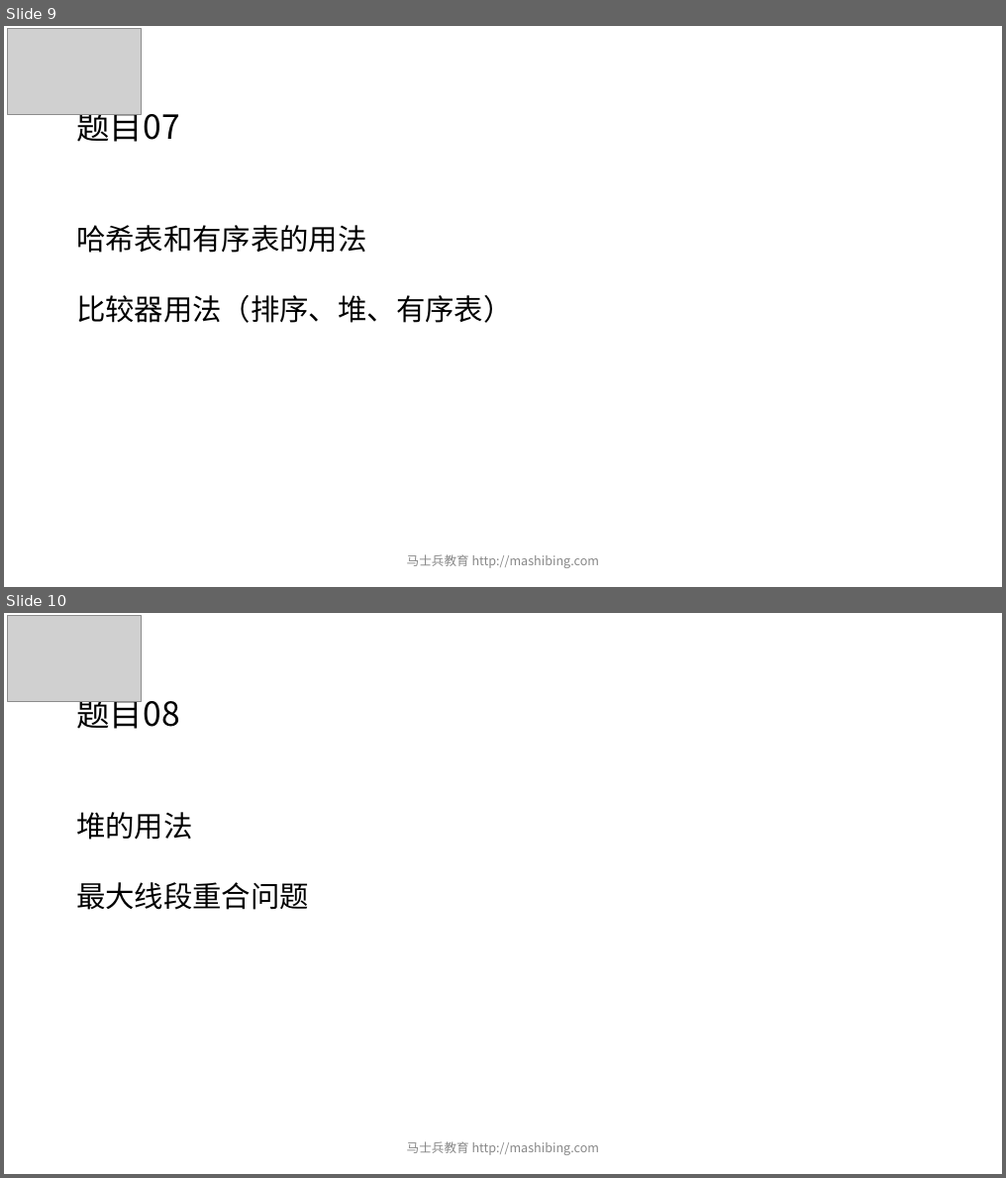
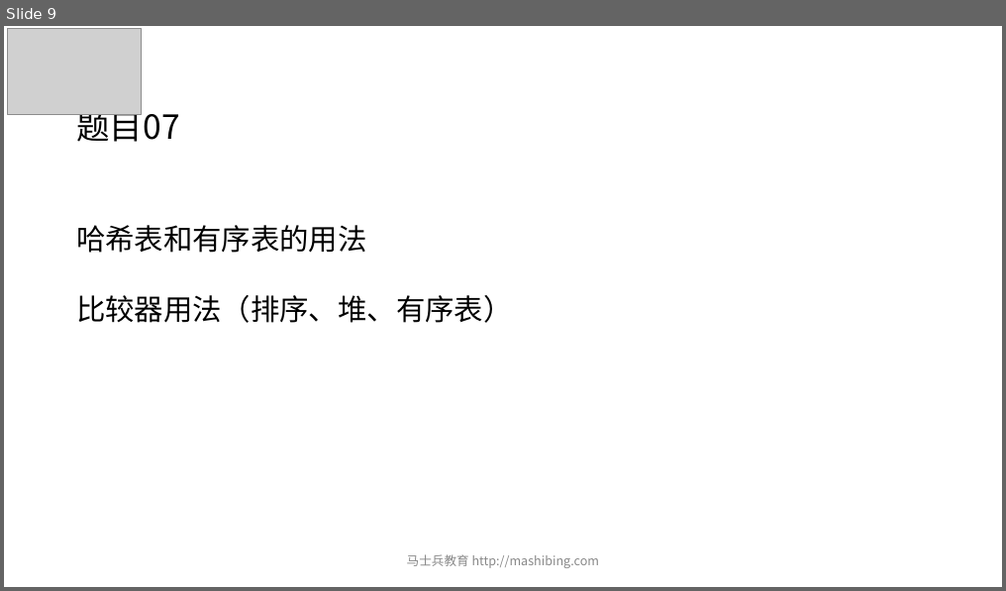
Before and after one commit to wblksheep/algorithm-zuo-msb-code, a slide deck: MCA算法突击课/第03期/ppt/powerpoint/第01节.pptx. Shown one above the other, each under a label of ours: slides 9 and 10 before the commit, slide 9 after it. The pictures are 1006x1178 and 1006x591 pixels, drawn with LibreOffice and Linux fonts; fonts in the diff are those of the drawing; grey boxes stand for pictures. Boxes give left, top, right and bottom in pixels: in the first picture for what was removed or moved away, otherwise in the second. Text is boxed around its words. In the diff, an @@ line names an element or a change of style, - is before the commit and + after.

```diff
--- a/MCA算法突击课/第03期/ppt/powerpoint/第01节.pptx
+++ b/MCA算法突击课/第03期/ppt/powerpoint/第01节.pptx
@@ slide 10 removed at (4,613,1002,1174), background #FFFFFF @@
@@ picture removed at (8,616,142,701) @@
@@ title removed at (76,692,180,729) @@
-题目08
@@ text removed at (76,812,309,910) @@
-堆的用法
-最大线段重合问题
@@ text removed at (407,1142,599,1156) @@
-马士兵教育 http://mashibing.com
```
Also in this commit, not shown: 1 other slide removed, 12 other files.
